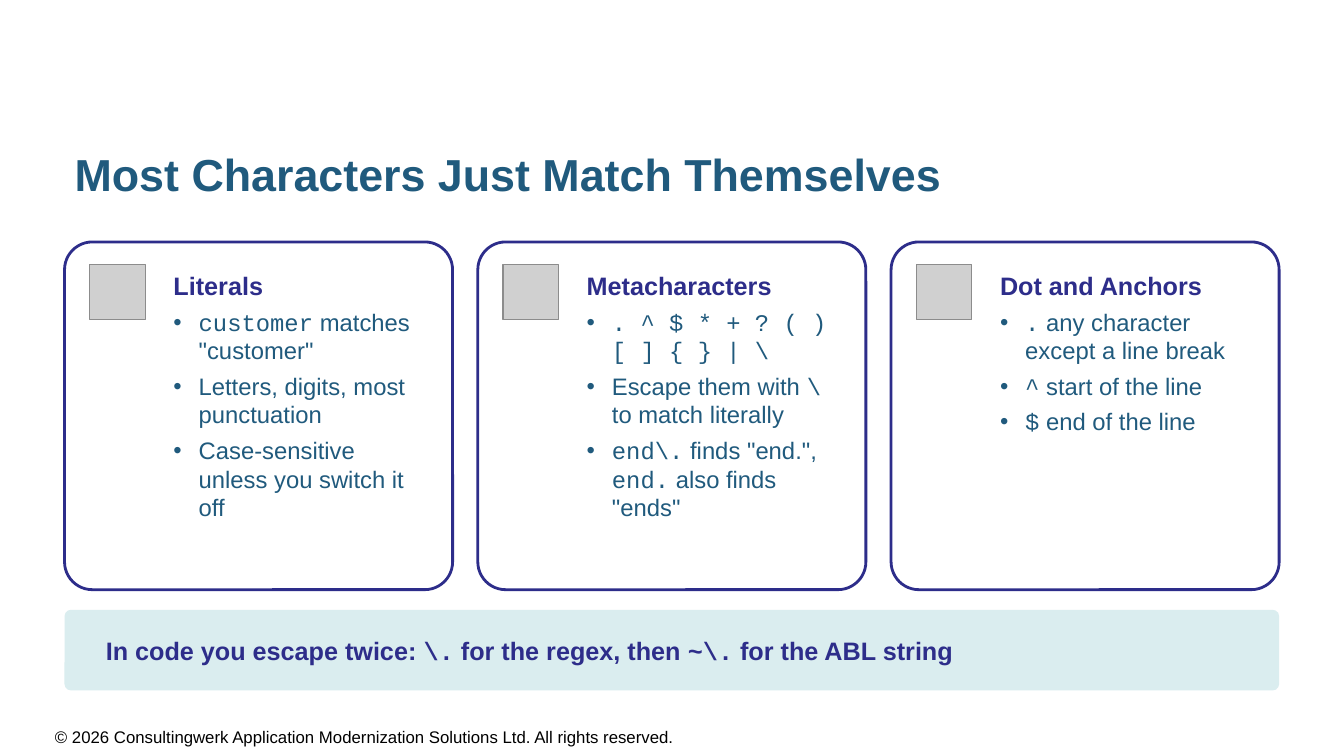
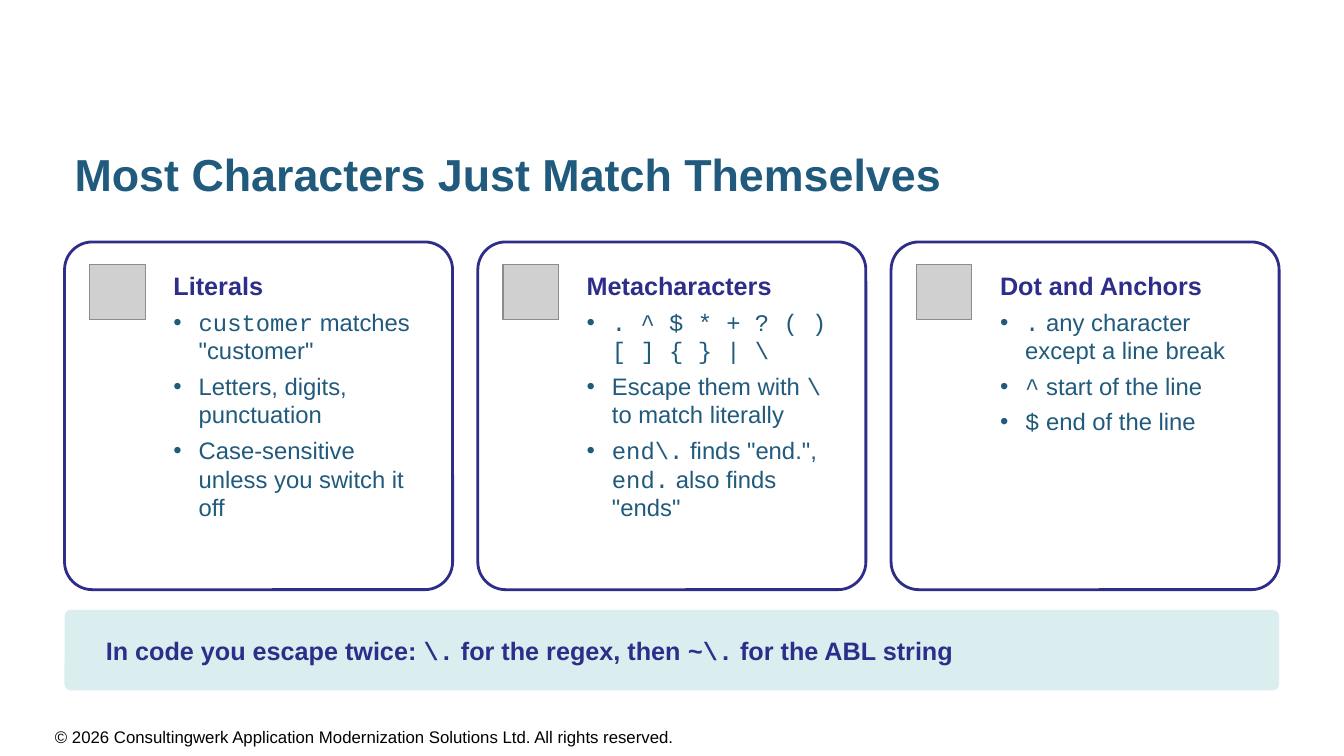
Before and after one commit to consultingwerk/ABL-RegEx-Samples, a slide deck: slide 9 of slides/Regular Expressions for ABL Developers.pptx. Drawn at 1344x756 pixels with LibreOffice and Linux fonts; fonts in the diff are those of the drawing; grey boxes stand for pictures; background and template pictures are left out. Boxes give left, top, right and bottom in pixels: in the first picture for what was removed or moved away, otherwise in the second. Text is boxed around its words. In the diff, an @@ line names an element or a change of style, - is before the commit and + after.

```diff
--- a/slides/Regular Expressions for ABL Developers.pptx
+++ b/slides/Regular Expressions for ABL Developers.pptx
@@ text in rounded rectangle at bbox=[199, 377, 347, 428]: text changed @@
-• Letters, digits, most punctuation
+• Letters, digits, punctuation
```
Also in this commit, not shown: 3 other slides changed, 2 other files.
